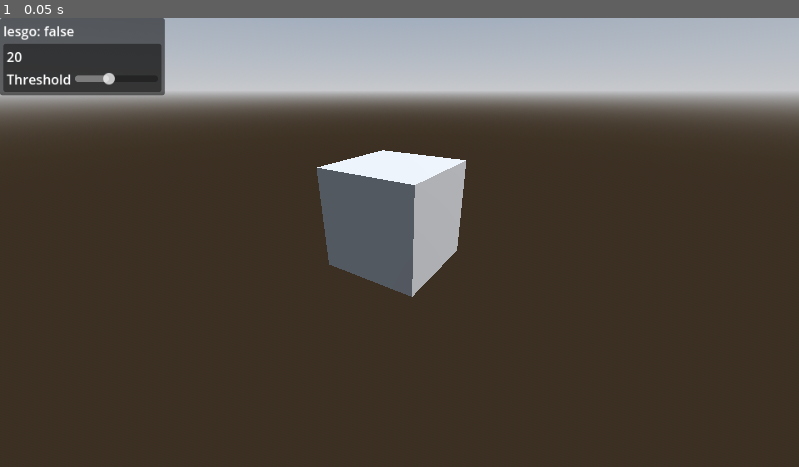
Above: before the commit, frame 1.
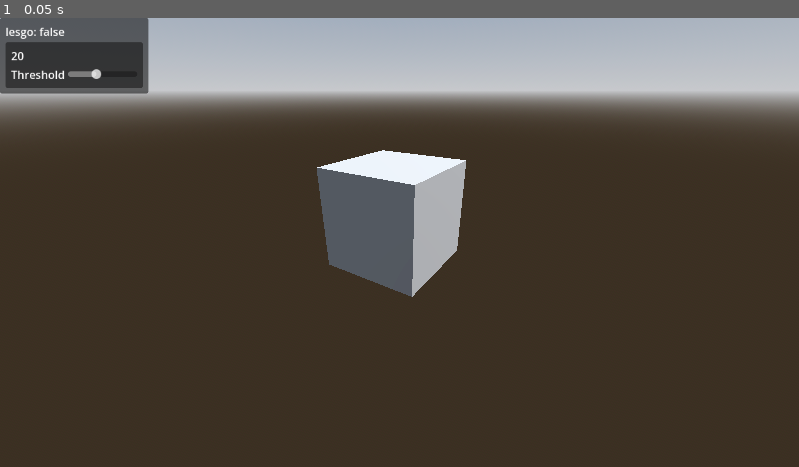
Above: after the commit, the same moment.

Repository: VojtaStruhar/godot-gdgui
Game: Godot game, scene res://test_world.tscn
Same seed, same stepped clock (60 frames per second), same inputs: the game is played once before the commit and once after it. The project has no main scene, so this scene is started directly.
Inputs:
- Up to frame 1 (0.05 s): no input

The runs differ from the first frame. In frame 1, 1.3% of the frame differs, in the area x 0-21%, y 0-18%.

Commit message:
Played around with colors (I'll leave that for later), tweaked the gui theme

Diff:
--- a/GDGui/gdgui.gd
+++ b/GDGui/gdgui.gd
@@ -1,4 +1,4 @@
-extends Control
+extends Container
 class_name GDGui
 
 var _dom = {}
@@ -13,6 +13,8 @@
 func _ready() -> void:
 	_layout_stack = []
 	_call_count_stack = [0]
+
+	custom_minimum_size.x = 200
 
 	var panel = PanelContainer.new()
 	self.add_child(panel)
--- a/GDGui/gdgui_theme.tres
+++ b/GDGui/gdgui_theme.tres
@@ -1,7 +1,7 @@
 [gd_resource type="Theme" format=3 uid="uid://dr6ef83ff1ysj"]
 
 [resource]
-MarginContainer/constants/margin_bottom = 4
-MarginContainer/constants/margin_left = 4
-MarginContainer/constants/margin_right = 4
-MarginContainer/constants/margin_top = 4
+MarginContainer/constants/margin_bottom = 8
+MarginContainer/constants/margin_left = 8
+MarginContainer/constants/margin_right = 8
+MarginContainer/constants/margin_top = 8
--- a/test_world.gd
+++ b/test_world.gd
@@ -1,6 +1,6 @@
 extends Node3D
 
-@onready var gdgui: GDGui = $CanvasLayer/Control
+@onready var gdgui: GDGui = %GDGui
 
 var lesgo = false
 var numeric = 20
--- a/test_world.tscn
+++ b/test_world.tscn
@@ -37,11 +37,9 @@
 
 [node name="CanvasLayer" type="CanvasLayer" parent="."]
 
-[node name="Control" type="Control" parent="CanvasLayer"]
-layout_mode = 3
-anchors_preset = 0
-offset_right = 40.0
+[node name="GDGui" type="Container" parent="CanvasLayer"]
+unique_name_in_owner = true
+custom_minimum_size = Vector2(200, 2.08165e-12)
 offset_bottom = 40.0
-scale = Vector2(1.2, 1.2)
 theme = ExtResource("2_4st0a")
 script = ExtResource("1_nkrm8")
